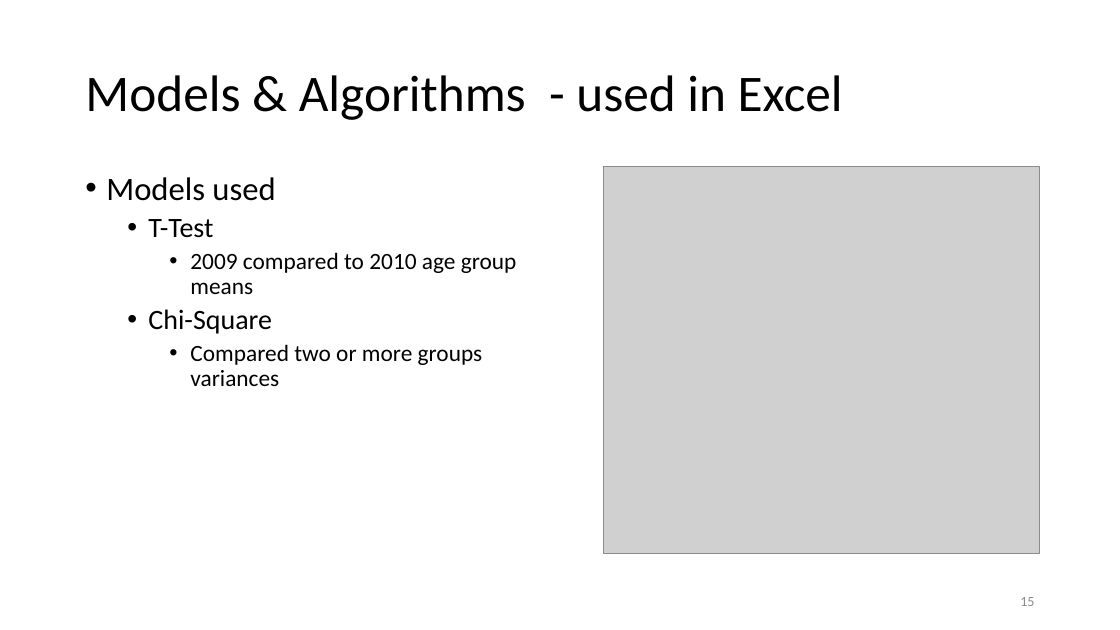
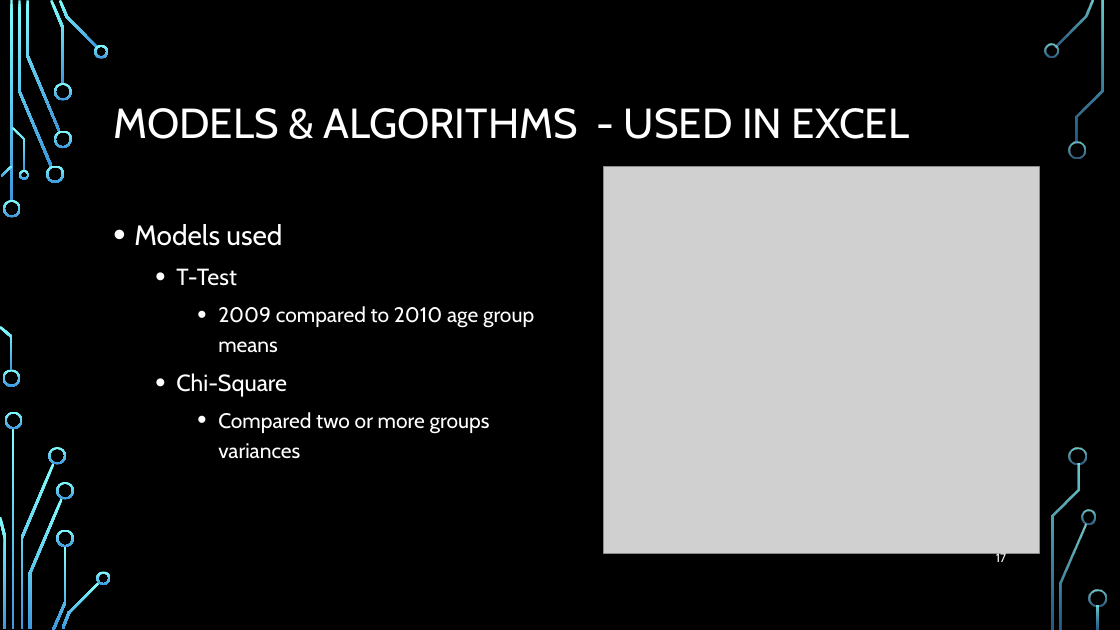
Before and after one commit to elkinst65/QTW_08, a slide deck: slide 17 of infographic.pptx (slide 15 before the commit). Drawn at 1120x630 pixels with LibreOffice and Linux fonts; fonts in the diff are those of the drawing; grey boxes stand for pictures; background and template pictures are left out. Boxes give left, top, right and bottom in pixels: in the first picture for what was removed or moved away, otherwise in the second. Text is boxed around its words. In the diff, an @@ line names an element or a change of style, - is before the commit and + after.

Commit message:
Added background. Will need to organize

```diff
--- a/infographic.pptx
+++ b/infographic.pptx
@@ background #FFFFFF to picture (left out) @@
@@ title at [113,108,909,139]: text changed; size 44 to 36 pt; font Calibri to Cabin; text colour #000000 to #FFFFFF @@
-Models & Algorithms - used in Excel
+MODELS & ALGORITHMS - USED IN EXCEL
@@ text "Models used": place and size @@
-text "Models used" at [106,177,517,386]
+text "Models used" at [134,224,534,459]
@@ text "Models used" at [134,224,534,459]: size 28 to 24 pt in "Models used"; font Calibri to Cabin, text colour #000000 to #FFFFFF; size 24 to 20 pt in "T-Test", "Chi-Square"; size 20 to 18 pt in "2009 compared to 2010 age group means", "Compared two or more groups variances"; line spacing 0.9 to 1.2 @@
@@ page number added at [996,551,1006,562], 10.5 pt, text #FFFFFF @@
+17
@@ page number removed at [1020,597,1034,606] @@
-15
@@ group added at [0,0,1107,630]: 33 freeform shapes, 3 rectangles @@
```
Also in this commit, not shown: 16 other slides changed, 2 slides added.
